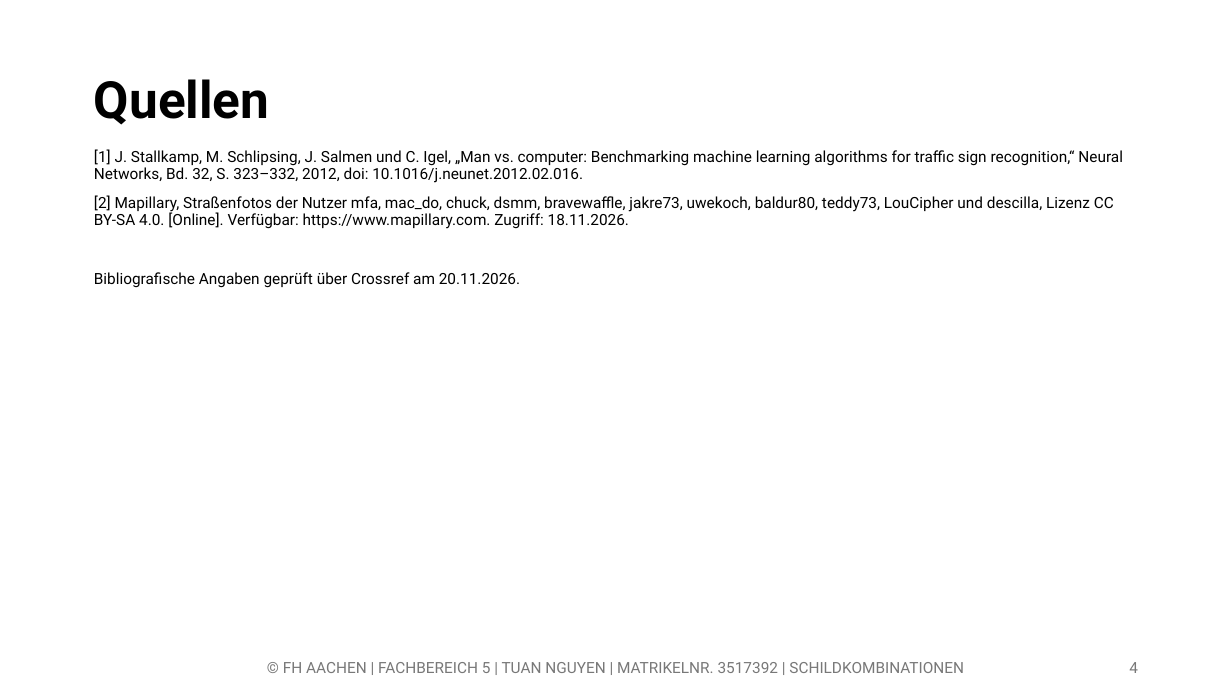
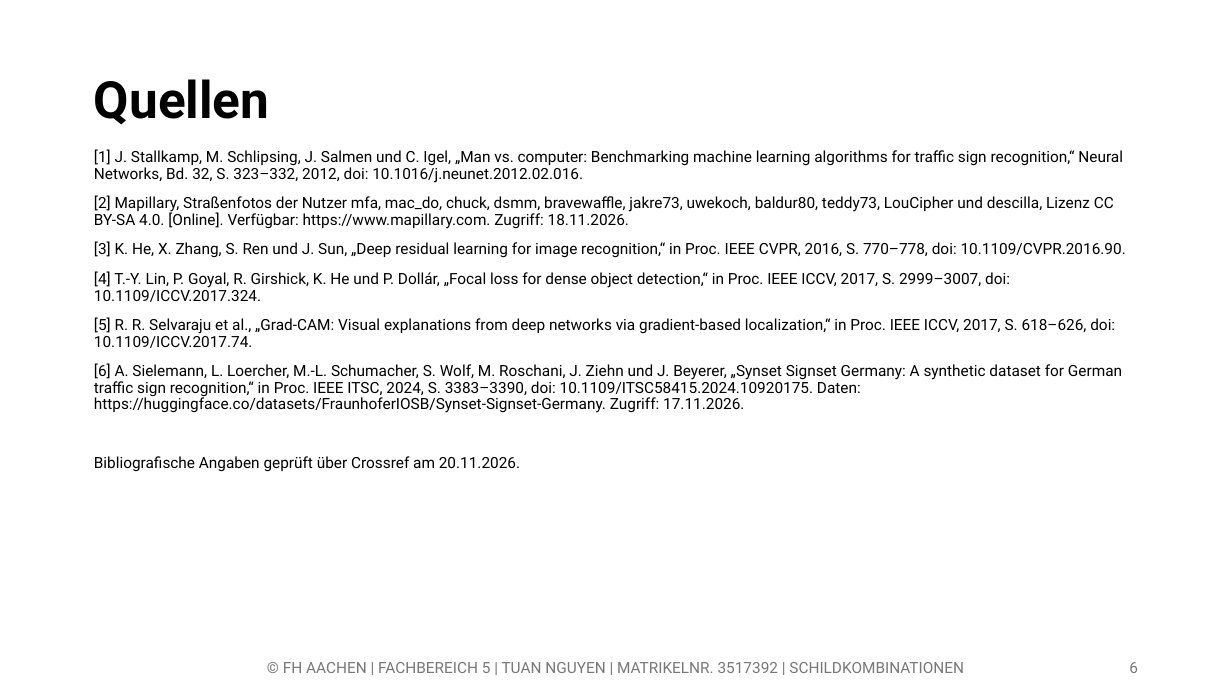
Before and after one commit to tuananh-aa-2001/Traffic-Sign-Recognition-System, a slide deck: slide 6 of praesentationen/01_einstiegspraesentation.pptx (slide 4 before the commit). Drawn at 1232x693 pixels with LibreOffice and Linux fonts; fonts in the diff are those of the drawing; background and template pictures are left out. Boxes give left, top, right and bottom in pixels: in the first picture for what was removed or moved away, otherwise in the second. Text is boxed around its words. In the diff, an @@ line names an element or a change of style, - is before the commit and + after.

```diff
--- a/praesentationen/01_einstiegspraesentation.pptx
+++ b/praesentationen/01_einstiegspraesentation.pptx
@@ text at (x1=94, y1=241, x2=1126, y2=413): paragraphs added @@
+[3] K. He, X. Zhang, S. Ren und J. Sun, „Deep residual learning for image recognition,“ in Proc. IEEE CVPR, 2016, S. 770–778, doi: 10.1109/CVPR.2016.90.
+[4] T.-Y. Lin, P. Goyal, R. Girshick, K. He und P. Dollár, „Focal loss for dense object detection,“ in Proc. IEEE ICCV, 2017, S. 2999–3007, doi: 10.1109/ICCV.2017.324.
+[5] R. R. Selvaraju et al., „Grad-CAM: Visual explanations from deep networks via gradient-based localization,“ in Proc. IEEE ICCV, 2017, S. 618–626, doi: 10.1109/ICCV.2017.74.
+[6] A. Sielemann, L. Loercher, M.-L. Schumacher, S. Wolf, M. Roschani, J. Ziehn und J. Beyerer, „Synset Signset Germany: A synthetic dataset for German traffic sign recognition,“ in Proc. IEEE ITSC, 2024, S. 3383–3390, doi: 10.1109/ITSC58415.2024.10920175. Daten: https://huggingface.co/datasets/FraunhoferIOSB/Synset-Signset-Germany. Zugriff: 17.11.2026.
@@ page number at (x1=1129, y1=662, x2=1138, y2=673): text changed @@
-4
+6
```
Also in this commit, not shown: 2 slides added.
